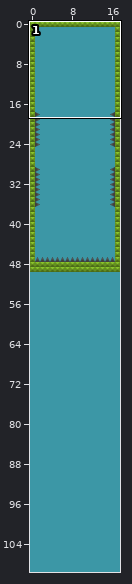
Two versions of a level (Tiled map (JSON), gust/assets/maps/scene2.json). The picture above shows the old version from afar; the outline marks the close-up.
Close-up. As it was:
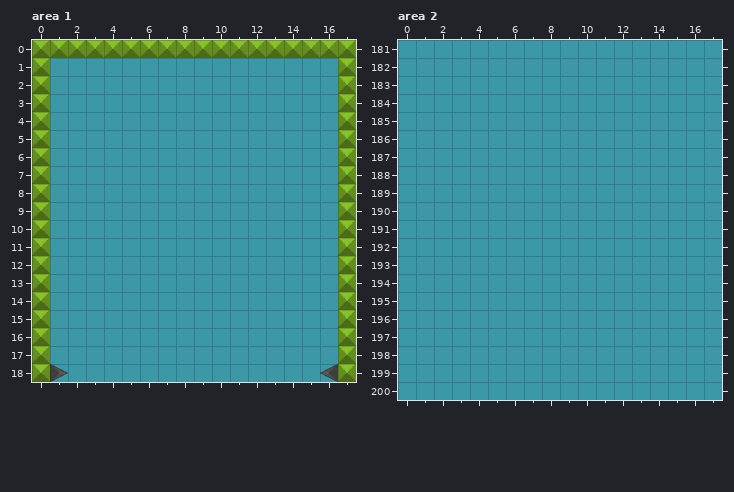
Cells are 32x32 px. Shown: area 1 x 0..17, y 0..18; area 2 x 0..17, y 181..200. The commit also changed other parts of the map, which this record leaves out.
New version:
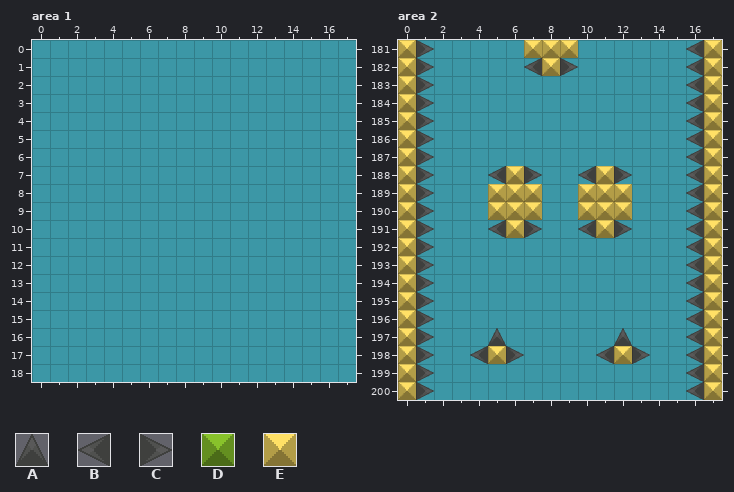
Key: from "tileset": A 0, B 2, C 3, D 5, E 6.
_ is an empty cell, . an unchanged one.
The edit:
--- layer "scene2", area 1
@@ x 0..17 @@
- 0 DDDDDDDDDDDDDDDDDD
- 1 D................D
- 2 D................D
- 3 D................D
- 4 D................D
- 5 D................D
- 6 D................D
- 7 D................D
- 8 D................D
- 9 D................D
-10 D................D
-11 D................D
-12 D................D
-13 D................D
-14 D................D
-15 D................D
-16 D................D
-17 D................D
-18 DC..............BD
+ 0 __________________
+ 1 _................_
+ 2 _................_
+ 3 _................_
+ 4 _................_
+ 5 _................_
+ 6 _................_
+ 7 _................_
+ 8 _................_
+ 9 _................_
+10 _................_
+11 _................_
+12 _................_
+13 _................_
+14 _................_
+15 _................_
+16 _................_
+17 _................_
+18 __..............__
--- layer "scene2", area 2
@@ x 0..17 @@
-181 __.....___......__
-182 __.....___......__
-183 __..............__
-184 __..............__
-185 __..............__
-186 __..............__
-187 __..............__
-188 __...___..___...__
-189 __...___..___...__
-190 __...___..___...__
-191 __...___..___...__
-192 __..............__
-193 __..............__
-194 __..............__
-195 __..............__
-196 __..............__
-197 __..._......_...__
-198 __..___....___..__
-199 __..............__
-200 __..............__
+181 EC.....EEE......BE
+182 EC.....BEC......BE
+183 EC..............BE
+184 EC..............BE
+185 EC..............BE
+186 EC..............BE
+187 EC..............BE
+188 EC...BEC..BEC...BE
+189 EC...EEE..EEE...BE
+190 EC...EEE..EEE...BE
+191 EC...BEC..BEC...BE
+192 EC..............BE
+193 EC..............BE
+194 EC..............BE
+195 EC..............BE
+196 EC..............BE
+197 EC...A......A...BE
+198 EC..BEC....BEC..BE
+199 EC..............BE
+200 EC..............BE
Pixel boxes of the changes (left, top, right, bottom) in both close-ups:
removed: (32, 40, 356, 382)
added: (398, 40, 434, 400)
added: (524, 40, 578, 76)
added: (686, 40, 722, 400)
added: (488, 166, 542, 238)
added: (578, 166, 632, 238)
added: (470, 328, 524, 364)
added: (596, 328, 650, 364)
